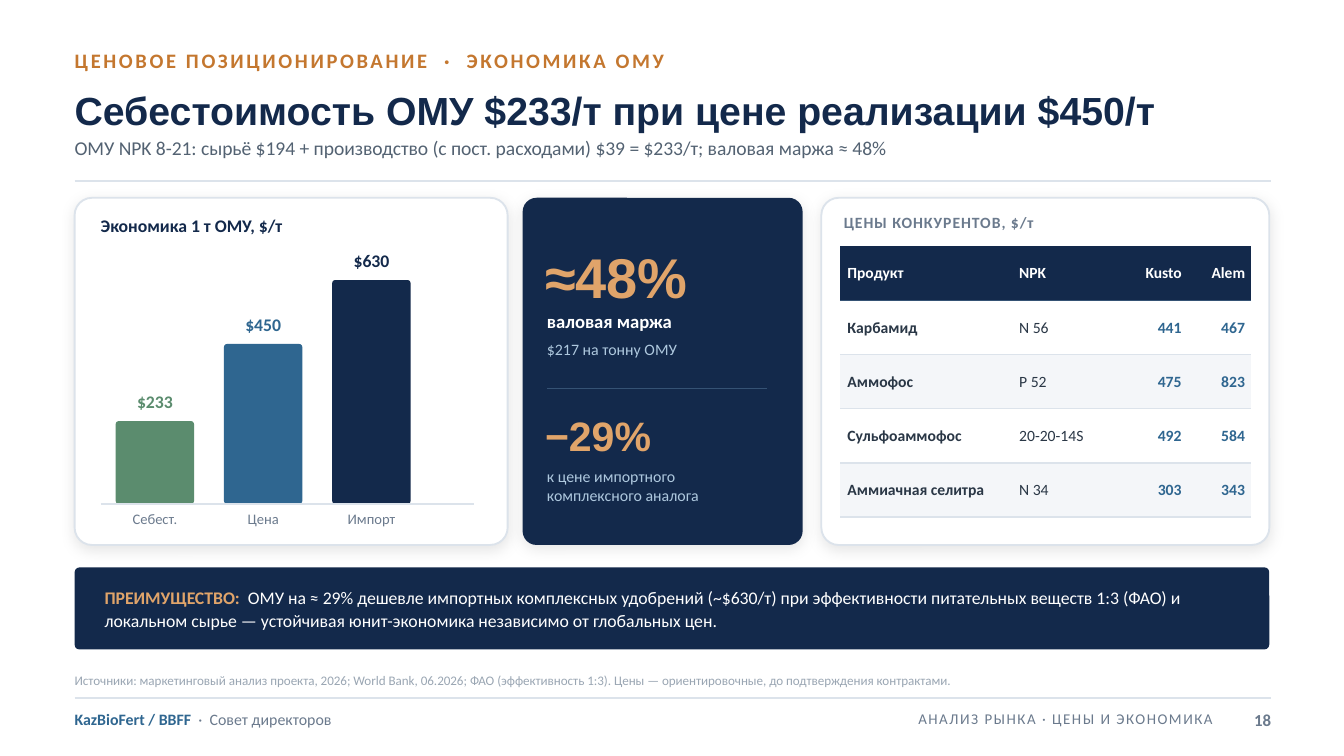
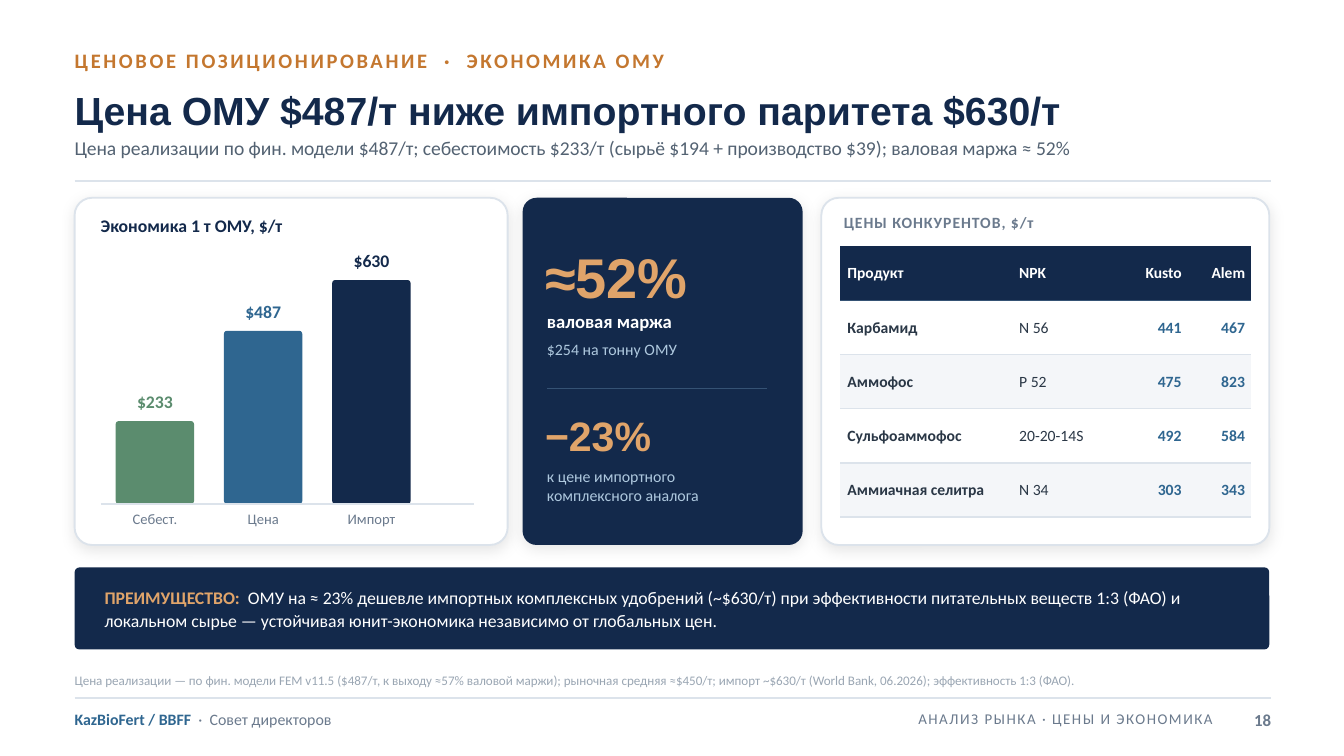
Before and after one commit to aoobakirov/board-presentation, a slide deck: slide 18 of KazBioFert_Board_Presentation_FINAL_20260709.pptx. Drawn at 1344x756 pixels with LibreOffice and Linux fonts; fonts in the diff are those of the drawing. Boxes give left, top, right and bottom in pixels: in the first picture for what was removed or moved away, otherwise in the second. Text is boxed around its words. In the diff, an @@ line names an element or a change of style, - is before the commit and + after.

```diff
--- a/KazBioFert_Board_Presentation_FINAL_20260709.pptx
+++ b/KazBioFert_Board_Presentation_FINAL_20260709.pptx
@@ text at (x1=75, y1=96, x2=1060, y2=133): text changed @@
-Себестоимость ОМУ $233/т при цене реализации $450/т
+Цена ОМУ $487/т ниже импортного паритета $630/т
@@ text at (x1=75, y1=141, x2=1070, y2=158): text changed @@
-ОМУ NPK 8-21: сырьё $194 + производство (с пост. расходами) $39 = $233/т; валовая маржа ≈ 48%
+Цена реализации по фин. модели $487/т; себестоимость $233/т (сырьё $194 + производство $39); валовая маржа ≈ 52%
@@ text at (x1=545, y1=259, x2=688, y2=299): text changed @@
-≈48%
+≈52%
@@ text at (x1=245, y1=306, x2=281, y2=320): text changed @@
-$450
+$487
@@ rounded rectangle resized from (x1=224, y1=344, x2=302, y2=504) to (x1=224, y1=331, x2=302, y2=504) @@
@@ text at (x1=547, y1=344, x2=676, y2=358): text changed @@
-$217 на тонну ОМУ
+$254 на тонну ОМУ
@@ text at (x1=545, y1=422, x2=651, y2=452): text changed @@
-−29%
+−23%
@@ text at (x1=105, y1=591, x2=1181, y2=630): text changed @@
-ПРЕИМУЩЕСТВО: ОМУ на ≈ 29% дешевле импортных комплексных удобрений (~$630/т) при эффективности питательных веществ 1:3 (ФАО) и локальном сырье — устойчивая юнит-экономика независимо от глобальных цен.
+ПРЕИМУЩЕСТВО: ОМУ на ≈ 23% дешевле импортных комплексных удобрений (~$630/т) при эффективности питательных веществ 1:3 (ФАО) и локальном сырье — устойчивая юнит-экономика независимо от глобальных цен.
@@ text at (x1=75, y1=676, x2=1075, y2=687): text changed @@
-Источники: маркетинговый анализ проекта, 2026; World Bank, 06.2026; ФАО (эффективность 1:3). Цены — ориентировочные, до подтверждения контрактами.
+Цена реализации — по фин. модели FEM v11.5 ($487/т, к выходу ≈57% валовой маржи); рыночная средняя ≈$450/т; импорт ~$630/т (World Bank, 06.2026); эффективность 1:3 (ФАО).
```
Also in this commit, not shown: 5 other slides changed, 4 other files.
